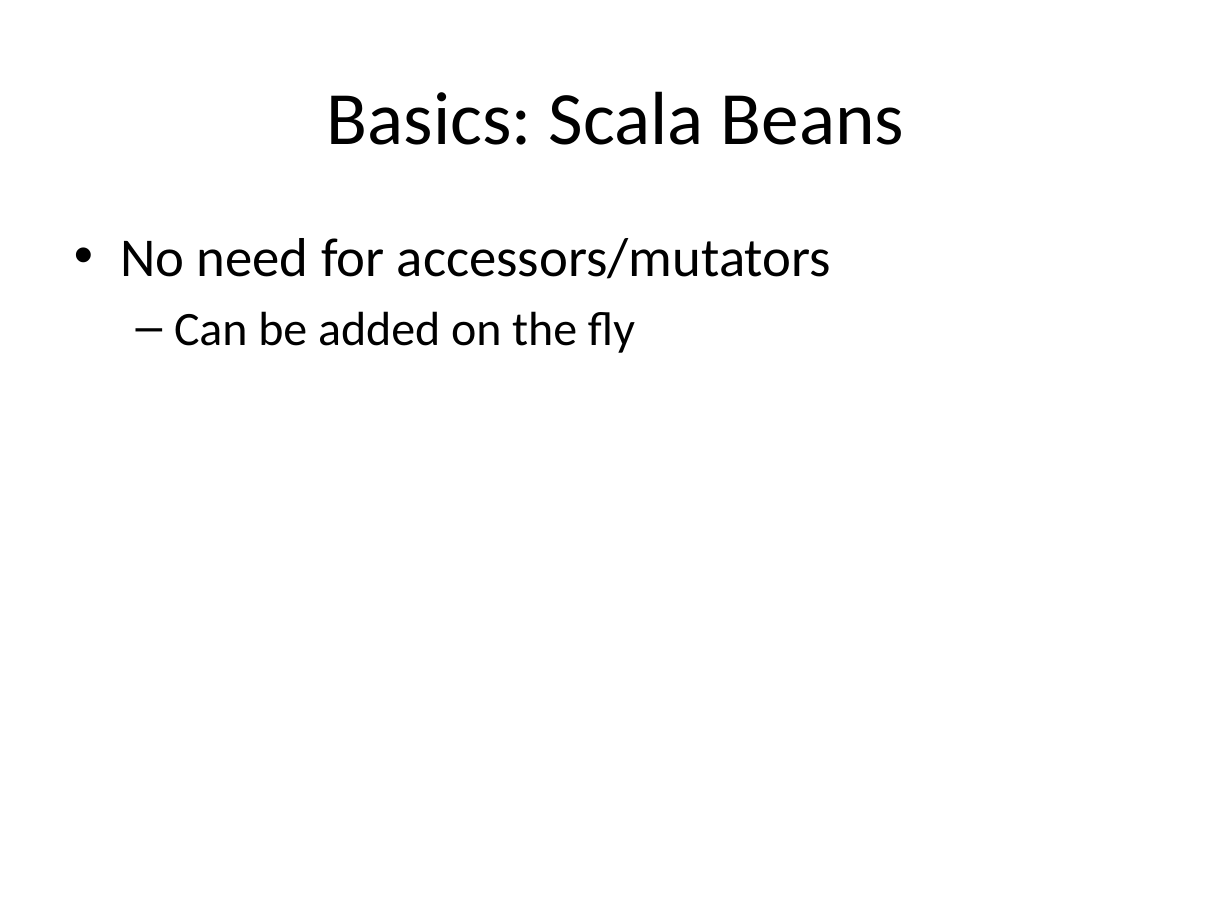
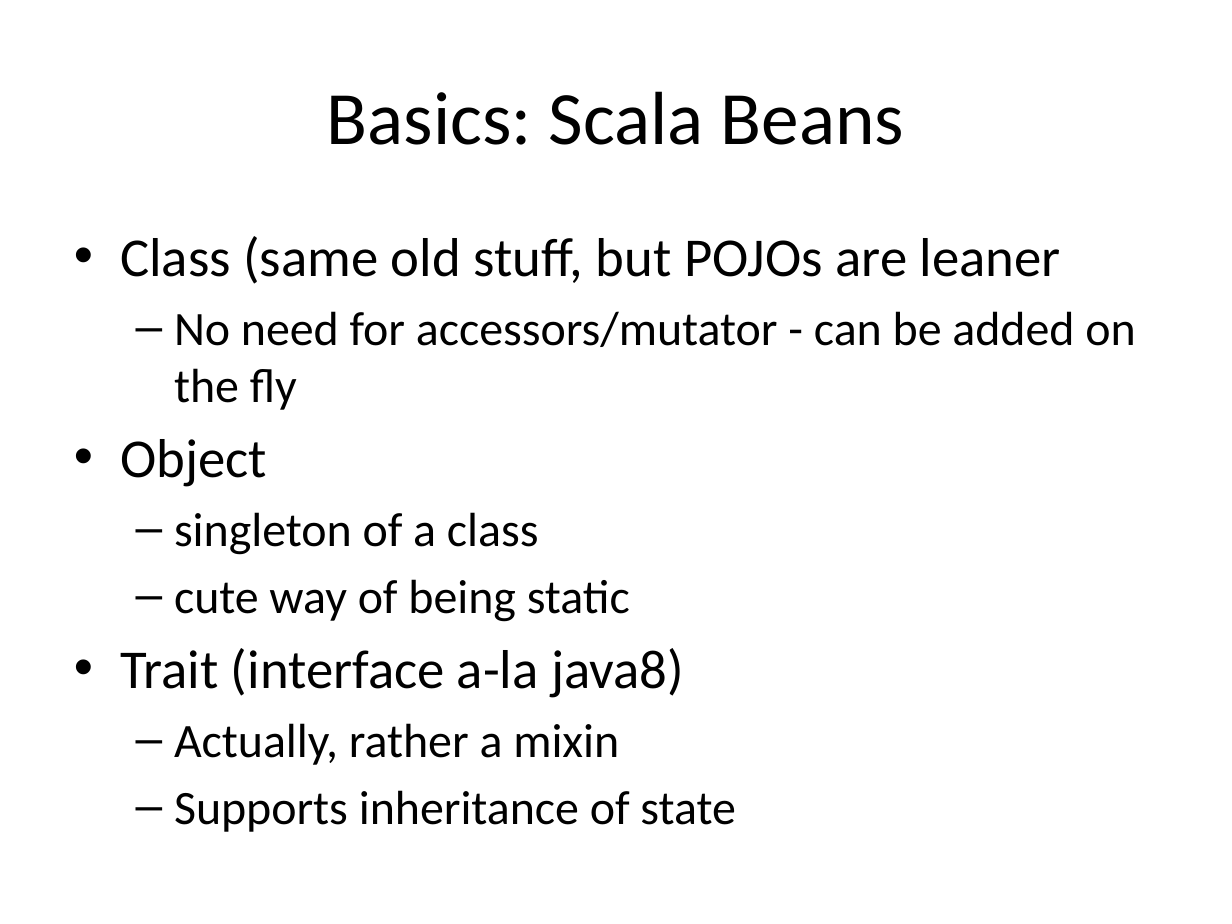
Before and after one commit to Igerly/scalaBasics, a slide deck: slide 4 of Scala.pptx (slide 3 before the commit). Drawn at 1232x924 pixels with LibreOffice and Linux fonts; fonts in the diff are those of the drawing. Boxes give left, top, right and bottom in pixels: in the first picture for what was removed or moved away, otherwise in the second. Text is boxed around its words. In the diff, an @@ line names an element or a change of style, - is before the commit and + after.

Commit message:
- add traits and some holiday feeling

```diff
--- a/Scala.pptx
+++ b/Scala.pptx
@@ text at [120,236,1135,832]: text changed; size 32 to 28 pt @@
-• No need for accessors/mutators
-  – Can be added on the fly
+• Class (same old stuff, but POJOs are leaner
+  – No need for accessors/mutator - can be added on the fly
+• Object
+  – singleton of a class
+  – cute way of being static
+• Trait (interface a-la java8)
+  – Actually, rather a mixin
+  – Supports inheritance of state
```
Also in this commit, not shown: 1 slide added, 3 other files.
